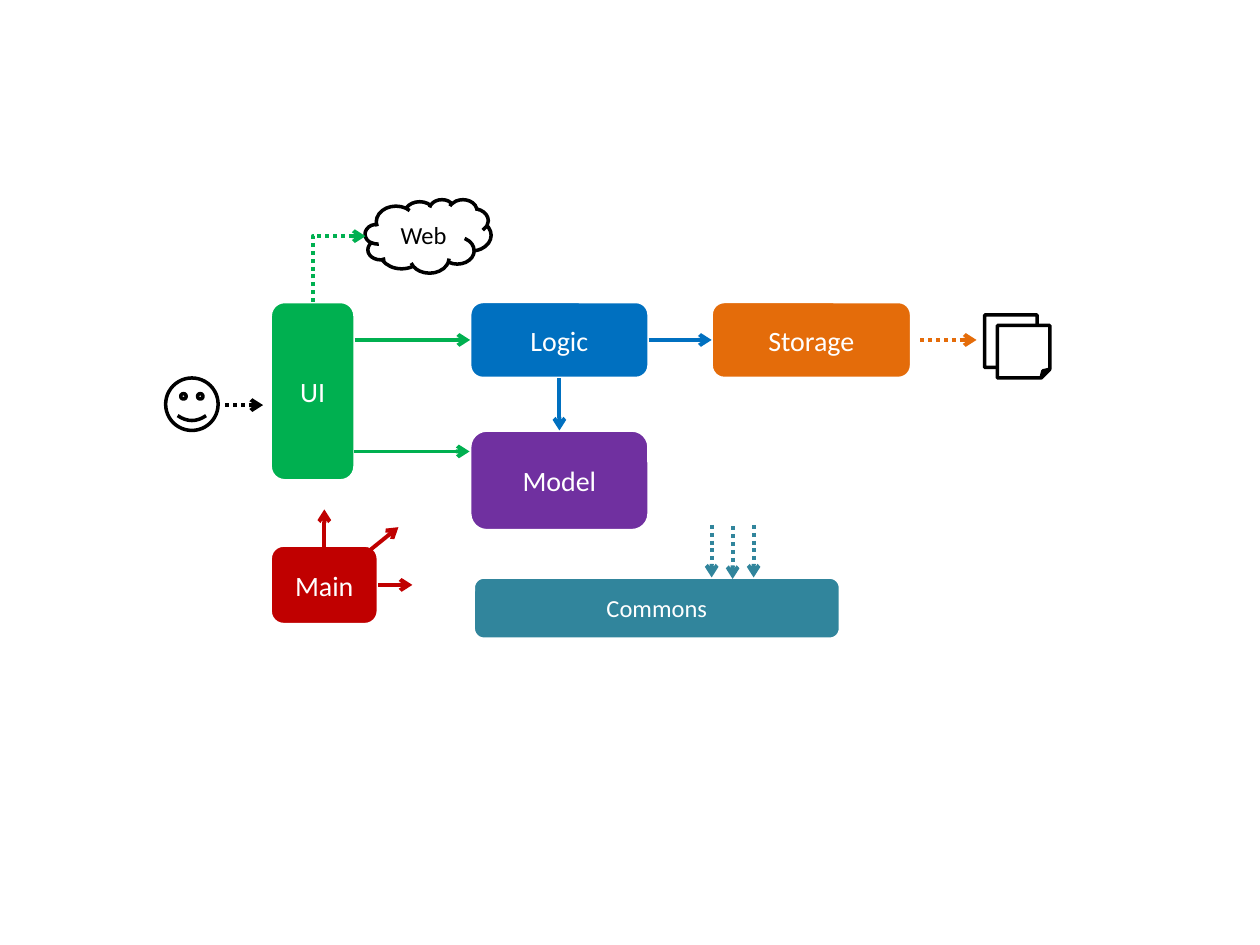
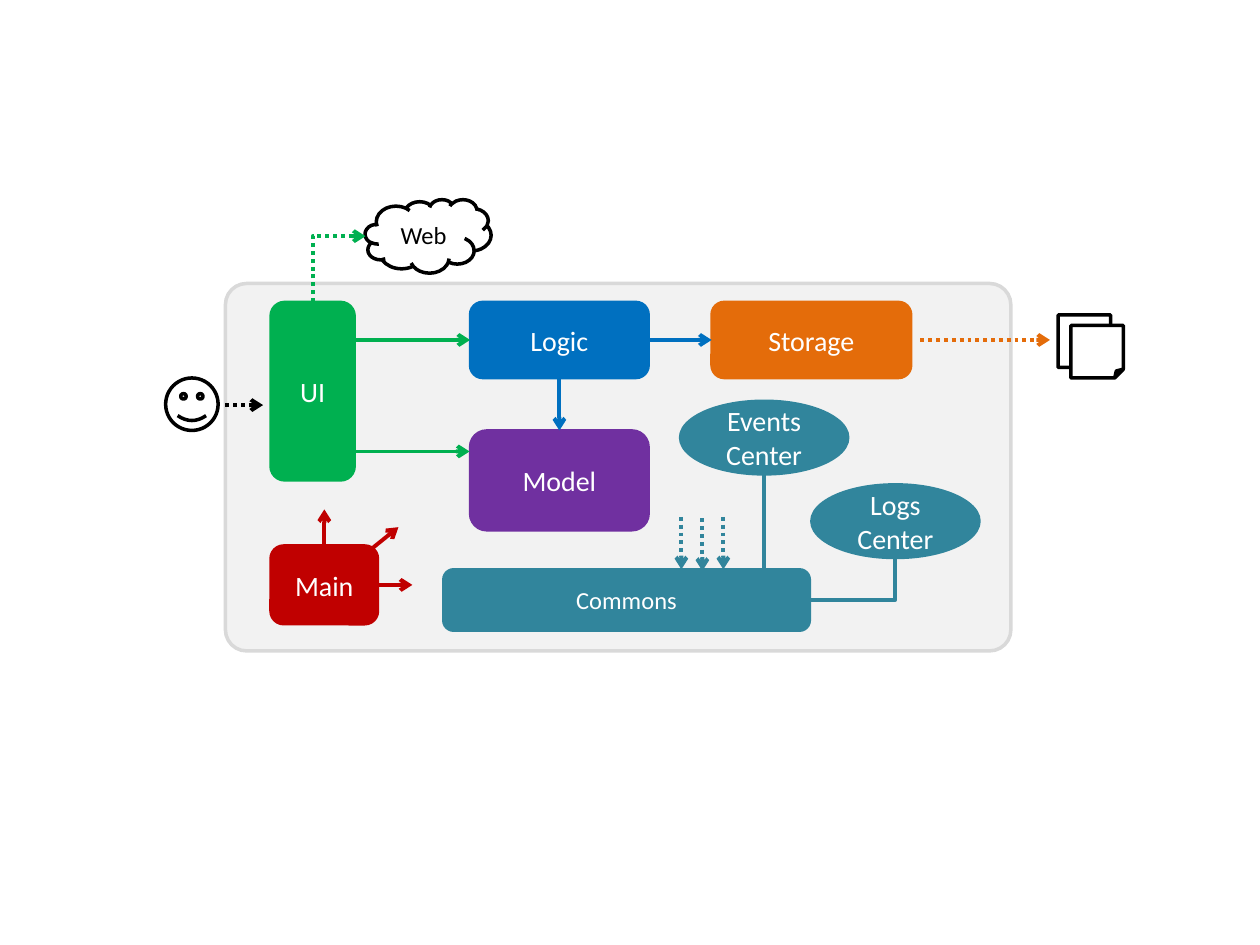
Before and after one commit to se-edu/addressbook-level4, a slide deck: slide 2 of docs/diagrams/Diagrams.pptx. Drawn at 1260x945 pixels with LibreOffice and Linux fonts; fonts in the diff are those of the drawing. Boxes give left, top, right and bottom in pixels: in the first picture for what was removed or moved away, otherwise in the second. Text is boxed around its words. In the diff, an @@ line names an element or a change of style, - is before the commit and + after.

```diff
--- a/docs/diagrams/Diagrams.pptx
+++ b/docs/diagrams/Diagrams.pptx
@@ rounded rectangle added at <box>226,284,1011,651</box>, fill #F2F2F2, outline #D9D9D9 2 pt @@
@@ rounded rectangle "UI" at <box>271,302,355,481</box>: outline #FFFFFF 1.5 pt to #00B050 1.5 pt @@
@@ rounded rectangle "Logic" at <box>470,302,649,378</box>: outline #FFFFFF 1.5 pt to #0070C0 1.5 pt @@
@@ rounded rectangle "Storage" at <box>712,302,911,378</box>: outline #FFFFFF 1.5 pt to #E46C0A 1.5 pt @@
@@ folded corner: place and size @@
-folded corner at <box>984,315,1037,368</box>
+folded corner at <box>1058,315,1111,368</box>
@@ folded corner: place and size @@
-folded corner at <box>998,325,1051,378</box>
+folded corner at <box>1071,325,1124,378</box>
@@ arrow moved from (921, 340) - (976, 340) to (921, 340) - (1050, 340) @@
@@ ellipse added at <box>680,401,848,474</box>, fill #31859C, outline #31859C 1.5 pt, 16 pt, text #FFFFFF @@
+Events Center
@@ rounded rectangle "Model" at <box>470,431,649,530</box>: outline #FFFFFF 1.5 pt to #7030A0 1.5 pt @@
@@ elbow line added from (764, 475) to (764, 571), #31859C 2.25 pt @@
@@ ellipse added at <box>811,484,979,557</box>, fill #31859C, outline #31859C 1.5 pt, 16 pt, text #FFFFFF @@
+Logs
+Center
@@ 3 arrows: place and size @@
-3 arrows at <box>712,525,753,580</box>
+3 arrows at <box>682,517,723,571</box>
@@ rounded rectangle "Main" at <box>271,546,378,624</box>: outline #FFFFFF 1.5 pt to #C00000 1.5 pt @@
@@ elbow line added from (896, 558) to (810, 600), #31859C 2.25 pt @@
@@ rounded rectangle "Commons": place and size @@
-rounded rectangle "Commons" at <box>474,577,840,639</box>
+rounded rectangle "Commons" at <box>444,570,810,631</box>
@@ rounded rectangle "Commons" at <box>444,570,810,631</box>: outline #FFFFFF 1.5 pt to #31859C 1.5 pt @@
```
Also in this commit, not shown: 3 other slides changed, 2 slides added, 4 other files.
